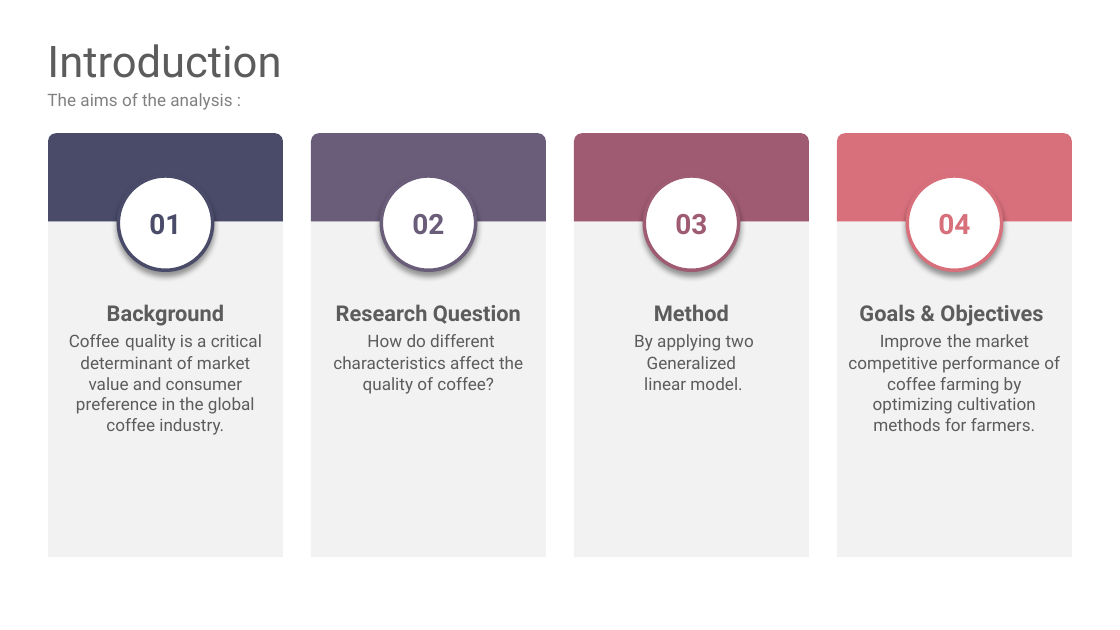
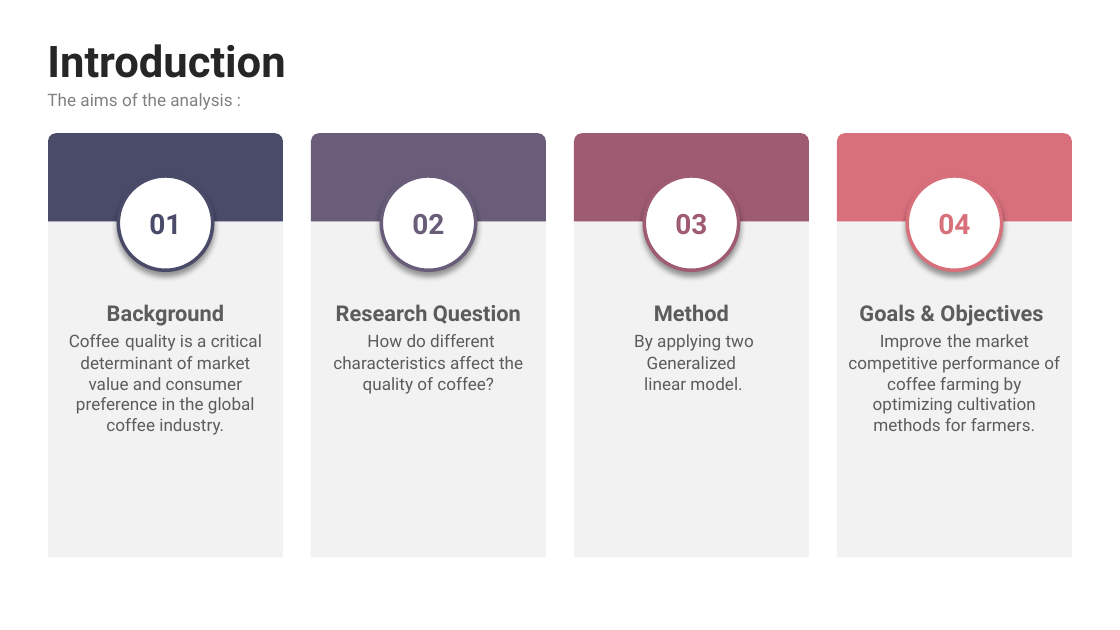
Before and after one commit to Yuki-327-gif/DAS_Group_14, a slide deck: slide 3 of group14.pptx. Drawn at 1120x630 pixels with LibreOffice and Linux fonts; fonts in the diff are those of the drawing. Boxes give left, top, right and bottom in pixels: in the first picture for what was removed or moved away, otherwise in the second. Text is boxed around its words. In the diff, an @@ line names an element or a change of style, - is before the commit and + after.

```diff
--- a/group14.pptx
+++ b/group14.pptx
@@ title "Introduction" at [47,44,285,78]: text colour #5C5C5C to #262626, bold on @@
```
Also in this commit, not shown: 1 other slide changed, 5 slides added.
